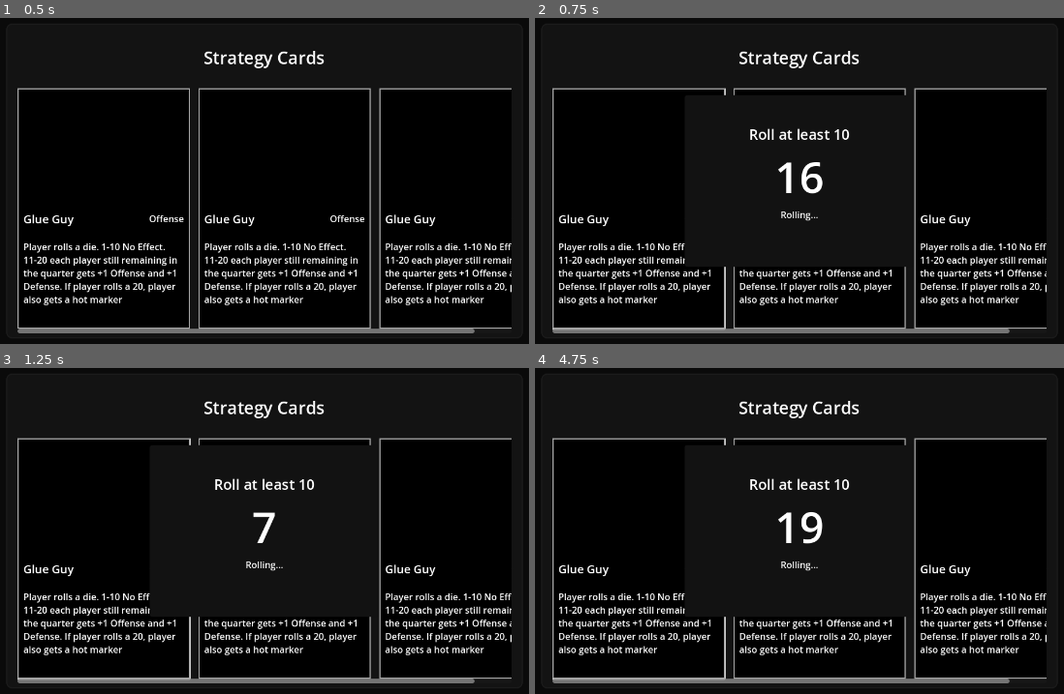
Above: before the commit, frames 1-4 (two rows, left to right).
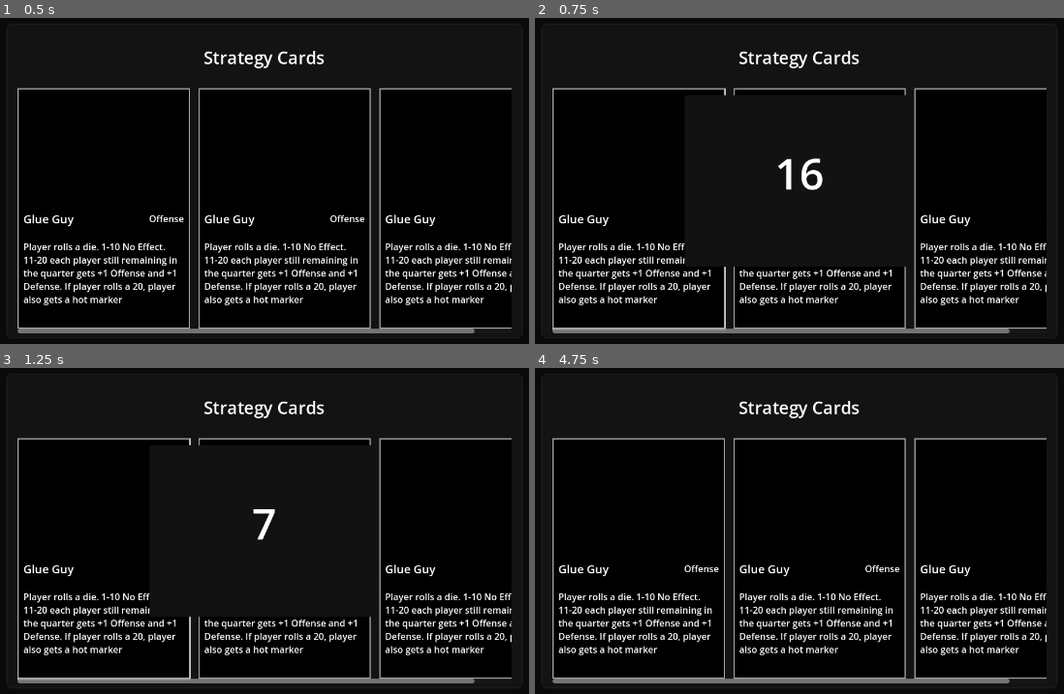
Above: after the commit, the same moments.

Repository: david8zhang/basketball-card-game
Game: Godot game, scene res://prefabs/StrategyCardSelector.tscn
Same seed, same stepped clock (60 frames per second), same inputs: the game is played once before the commit and once after it. This scene is started directly instead of the project's main scene.
Inputs (mouse positions are in pixels of both pictures, inside the frame that each line leads up to):
- Up to frame 1 (0.5 s): no input
- Up to frame 2 (0.75 s): click (640, 207) at 0.52 s
- Up to frame 3 (1.25 s): no input
- Up to frame 4 (4.75 s): click (640, 557) at 1.27 s; click "Continue" at 2 s; click "Continue" at 2.75 s; click (640, 557) at 3.52 s; click "Continue" at 4.25 s

Frame 1 is identical in both runs. In frame 2, 0.7% of the frame differs, in the area x 40-60%, y 33-63%; in frame 3, 0.6%; in frame 4, 2.2%, in the area x 3-71%, y 21-96%.
Error after the commit: Parse Error: Cannot call the parent class' virtual function "_init()" because it hasn't been defined. (res://scripts/strategy/bonus/StatBonus.gd:8)

Commit message:
fix dice roll processing

Diff:
--- a/prefabs/DiceRoll.tscn
+++ b/prefabs/DiceRoll.tscn
@@ -40,23 +40,12 @@
 grow_vertical = 2
 alignment = 1
 
-[node name="Threshold" type="Label" parent="VBoxContainer"]
-layout_mode = 2
-theme_override_font_sizes/font_size = 25
-text = "At least 5"
-horizontal_alignment = 1
-
 [node name="RollValue" type="Label" parent="VBoxContainer"]
 layout_mode = 2
 theme_override_font_sizes/font_size = 75
 text = "5"
 horizontal_alignment = 1
 vertical_alignment = 1
-
-[node name="Result" type="Label" parent="VBoxContainer"]
-layout_mode = 2
-text = "Success!"
-horizontal_alignment = 1
 
 [node name="Control" type="Control" parent="VBoxContainer"]
 custom_minimum_size = Vector2(0, 25)
--- a/resources/strategy/GlueGuy.tres
+++ b/resources/strategy/GlueGuy.tres
@@ -7,51 +7,51 @@
 [ext_resource type="Script" path="res://scripts/strategy/bonus/MarkerBonus.gd" id="2_wdto3"]
 [ext_resource type="Script" path="res://scripts/strategy/StrategyCardSequenceNode.gd" id="3_6k1yo"]
 
-[sub_resource type="Resource" id="Resource_gjn3g"]
+[sub_resource type="Resource" id="Resource_f7vwy"]
 script = ExtResource("1_g28v7")
 dice_type = 20
 action_type = 2
 
-[sub_resource type="Resource" id="Resource_x63lf"]
+[sub_resource type="Resource" id="Resource_sglnj"]
 script = ExtResource("1_yp0c8")
 off_bonus_amount = 1
 def_bonus_amount = 1
 bonus_type = 0
 
-[sub_resource type="Resource" id="Resource_cx7ga"]
+[sub_resource type="Resource" id="Resource_sqw82"]
 script = ExtResource("2_wdto3")
 marker_type = 0
 num_markers = 1
-bonus_type = 3
+bonus_type = 0
 
-[sub_resource type="Resource" id="Resource_mj1kx"]
+[sub_resource type="Resource" id="Resource_fljrd"]
 script = ExtResource("1_yp0c8")
 off_bonus_amount = 1
 def_bonus_amount = 1
 bonus_type = 0
 
-[sub_resource type="Resource" id="Resource_ykig0"]
+[sub_resource type="Resource" id="Resource_y6tbt"]
 script = ExtResource("3_6k1yo")
-children = Array[Resource("res://scripts/strategy/StrategyCardNode.gd")]([SubResource("Resource_cx7ga"), SubResource("Resource_mj1kx")])
+children = Array[Resource("res://scripts/strategy/StrategyCardNode.gd")]([SubResource("Resource_sqw82"), SubResource("Resource_fljrd")])
 
-[sub_resource type="Resource" id="Resource_r6r0p"]
+[sub_resource type="Resource" id="Resource_triuw"]
 script = ExtResource("1_3dac2")
 dice_roll_thres = 19
 comparator_type = 2
 condition_type = 0
-pass_child = SubResource("Resource_ykig0")
-fail_child = SubResource("Resource_x63lf")
+pass_child = SubResource("Resource_y6tbt")
+fail_child = SubResource("Resource_sglnj")
 
-[sub_resource type="Resource" id="Resource_ivwus"]
+[sub_resource type="Resource" id="Resource_q4c5r"]
 script = ExtResource("1_3dac2")
 dice_roll_thres = 10
 comparator_type = 2
 condition_type = 0
-pass_child = SubResource("Resource_r6r0p")
+pass_child = SubResource("Resource_triuw")
 
 [sub_resource type="Resource" id="Resource_4w8nq"]
 script = ExtResource("3_6k1yo")
-children = Array[Resource("res://scripts/strategy/StrategyCardNode.gd")]([SubResource("Resource_gjn3g"), SubResource("Resource_ivwus")])
+children = Array[Resource("res://scripts/strategy/StrategyCardNode.gd")]([SubResource("Resource_f7vwy"), SubResource("Resource_q4c5r")])
 
 [resource]
 script = ExtResource("1_tx0re")
--- a/scripts/DiceRoll.gd
+++ b/scripts/DiceRoll.gd
@@ -1,9 +1,7 @@
 class_name DiceRoll
 extends Panel
 
-@onready var threshold_label: Label = $VBoxContainer/Threshold
 @onready var roll_value_label: Label = $VBoxContainer/RollValue
-@onready var result_label: Label = $VBoxContainer/Result
 @onready var button: Button = $VBoxContainer/Button
 
 var curr_threshold: int
@@ -14,21 +12,11 @@
 
 # Called when the node enters the scene tree for the first time.
 func _ready():
-	result_label.text = "Rolling..."
 	button.hide()
 	button.pressed.connect(complete_roll)
 
-func configure_dice_roll(condition_ref: DiceRollCondition, result_type:  StrategyCardNode.NodeResultType):
-	curr_threshold = condition_ref.dice_roll_thres
-	curr_result_type = result_type
+func configure_dice_roll(condition_ref: RollDiceAction):
 	dice_type = condition_ref.dice_type
-	var comparator_type = condition_ref.comparator_type
-	if comparator_type == DiceRollCondition.ComparatorType.GREATER:
-		threshold_label.text = "Roll at least " + str(curr_threshold)
-	elif comparator_type == DiceRollCondition.ComparatorType.LESS:
-		threshold_label.text = "Roll no more than " + str(curr_threshold)
-	elif comparator_type == DiceRollCondition.ComparatorType.EQUAL:
-		threshold_label.text = "Roll exactly " + str(curr_threshold)
 
 func roll_value(value_to_roll: int):
 	scramble_numbers(15, null, value_to_roll)
@@ -41,7 +29,6 @@
 		if timer != null:
 			timer.queue_free()
 		roll_value_label.text = str(final_value)
-		result_label.text = "Success!" if curr_result_type ==  StrategyCardNode.NodeResultType.SUCCESS else "Failure..."
 		button.show()
 		return
 	var num = generate_random_number()
--- a/scripts/StrategyCardSelector.gd
+++ b/scripts/StrategyCardSelector.gd
@@ -58,36 +58,31 @@
 		return
 	var curr_node_result = node_results[curr_node_result_to_process_idx] as StrategyCardNode.NodeResult
 	if curr_node_result.node_ref.node_type == StrategyCardNode.NodeType.BONUS:
+		print("Processing bonus")
 		pass
-	elif curr_node_result.node_ref.node_type == StrategyCardNode.NodeType.CONDITION:
-		process_condition_node_result(curr_node_result)
+	elif curr_node_result.node_ref.node_type == StrategyCardNode.NodeType.ACTION:
+		process_action_node_result(curr_node_result)
 	else:
 		curr_node_result_to_process_idx += 1
 		process_curr_node_result()
 
-# func handle_cr_finished():
-# 	if curr_c_result_to_process_idx == c_results.size() - 1:
-# 		process_curr_bonus()
-# 	else:
-# 		curr_c_result_to_process_idx += 1
-# 		process_curr_condition()
+func process_action_node_result(curr_node_result: StrategyCardNode.NodeResult):
+	var node = curr_node_result.node_ref as StrategyCardActionNode
+	match (node.action_type):
+		StrategyCardActionNode.ActionType.ROLL_DICE:
+			var roll_dice_action = node as RollDiceAction
+			show_dice_roll(roll_dice_action)
 
-func process_condition_node_result(curr_node_result: StrategyCardNode.NodeResult):
-	var node = curr_node_result.node_ref as StrategyCardConditionNode
-	match (node.condition_type):
-		StrategyCardConditionNode.ConditionType.DICE_ROLL_CHECK:
-			var dice_roll_condition = node as DiceRollCondition
-			show_dice_roll(dice_roll_condition, curr_node_result.result_type)
+func show_dice_roll_result(dice_roll_window: DiceRoll):
+	dice_roll_window.queue_free()
+	curr_node_result_to_process_idx += 1
+	process_curr_node_result()
 
-# func show_dice_roll_result(dice_roll_window: DiceRoll):
-# 	dice_roll_window.queue_free()
-# 	on_cr_finished.emit()
-
-func show_dice_roll(dice_roll_condition: DiceRollCondition, result_type: StrategyCardNode.NodeResultType):
+func show_dice_roll(roll_dice_action: RollDiceAction):
 	var dice_roll_window = dice_roll_scene.instantiate() as DiceRoll
 	add_child(dice_roll_window)
-	dice_roll_window.configure_dice_roll(dice_roll_condition, result_type)
-	dice_roll_window.roll_value(dice_roll_condition.dice_roll_result)
+	dice_roll_window.configure_dice_roll(roll_dice_action)
+	dice_roll_window.roll_value(roll_dice_action.dice_roll_result)
 	var callable = Callable(self, "show_dice_roll_result").bind(dice_roll_window)
 	dice_roll_window.on_roll_complete.connect(callable)
 
--- a/scripts/strategy/Blackboard.gd
+++ b/scripts/strategy/Blackboard.gd
@@ -3,5 +3,4 @@
 
 var off_player: BallPlayerCard
 var def_player: BallPlayerCard
-var dice_rolls: Array[RollDiceAction.RollDiceActionResult] = []
 var node_results = []
--- a/scripts/strategy/action/RollDiceAction.gd
+++ b/scripts/strategy/action/RollDiceAction.gd
@@ -5,16 +5,11 @@
 var dice_roll_result := 0
 
 func _init():
+  super._init()
   action_type = StrategyCardActionNode.ActionType.ROLL_DICE
-
-class RollDiceActionResult:
-  var dice_roll_result := 0
-  var dice_type := 0
-  func _init(_dice_roll_result, _dice_type):
-    dice_roll_result = _dice_roll_result
-    dice_type = _dice_type
 
 func process(blackboard: Blackboard):
   dice_roll_result = randi_range(1, dice_type)
-  blackboard.dice_rolls.append(RollDiceActionResult.new(dice_roll_result, dice_type))
+  var node_result = StrategyCardNode.NodeResult.new(StrategyCardNode.NodeResultType.SUCCESS, self)
+  blackboard.node_results.append(node_result)
   return StrategyCardNode.NodeResultType.SUCCESS
--- a/scripts/strategy/bonus/MarkerBonus.gd
+++ b/scripts/strategy/bonus/MarkerBonus.gd
@@ -9,6 +9,7 @@
 }
 
 func _init():
+  super._init()
   bonus_type = StrategyCardBonusNode.BonusType.MARKER
 
 @export var marker_type: MarkerType
--- a/scripts/strategy/bonus/StatBonus.gd
+++ b/scripts/strategy/bonus/StatBonus.gd
@@ -5,4 +5,5 @@
 @export var def_bonus_amount := 0
 
 func _init():
+  super._init()
   bonus_type = StrategyCardBonusNode.BonusType.STAT
--- a/scripts/strategy/condition/DiceRollCondition.gd
+++ b/scripts/strategy/condition/DiceRollCondition.gd
@@ -14,25 +14,32 @@
 var dice_type := 0
 
 func _init():
+  super._init()
   condition_type = StrategyCardConditionNode.ConditionType.DICE_ROLL_CHECK
 
 func check_condition(blackboard: Blackboard):
-  assert(!blackboard.dice_rolls.is_empty(), "Must have dice roll action!")
-  var roll_dice_action_result = blackboard.dice_rolls[0] as RollDiceAction.RollDiceActionResult
+  var roll_dice_action_result = get_roll_dice_action_result(blackboard) as RollDiceAction
+  assert(roll_dice_action_result != null, "Roll dice action must exist!")
   dice_roll_result = roll_dice_action_result.dice_roll_result
   dice_type = roll_dice_action_result.dice_type
   var result_type
   match (comparator_type):
     ComparatorType.LESS:
       result_type = StrategyCardNode.NodeResultType.SUCCESS if \
-        dice_roll_result <= dice_roll_thres else \
-        StrategyCardNode.NodeResultType.FAILURE
+      dice_roll_result <= dice_roll_thres else \
+      StrategyCardNode.NodeResultType.FAILURE
     ComparatorType.EQUAL:
       result_type = StrategyCardNode.NodeResultType.SUCCESS if \
-        dice_roll_result == dice_roll_thres else \
-        StrategyCardNode.NodeResultType.FAILURE
+      dice_roll_result == dice_roll_thres else \
+      StrategyCardNode.NodeResultType.FAILURE
     ComparatorType.GREATER:
       result_type = StrategyCardNode.NodeResultType.SUCCESS if \
-        dice_roll_result >= dice_roll_thres else \
-        StrategyCardNode.NodeResultType.FAILURE
+      dice_roll_result >= dice_roll_thres else \
+      StrategyCardNode.NodeResultType.FAILURE
   return result_type
+
+func get_roll_dice_action_result(blackboard: Blackboard):
+  for result in blackboard.node_results:
+    if result.node_ref.node_type == StrategyCardNode.NodeType.ACTION and result.node_ref.action_type == StrategyCardActionNode.ActionType.ROLL_DICE:
+      return result.node_ref
+    return null
